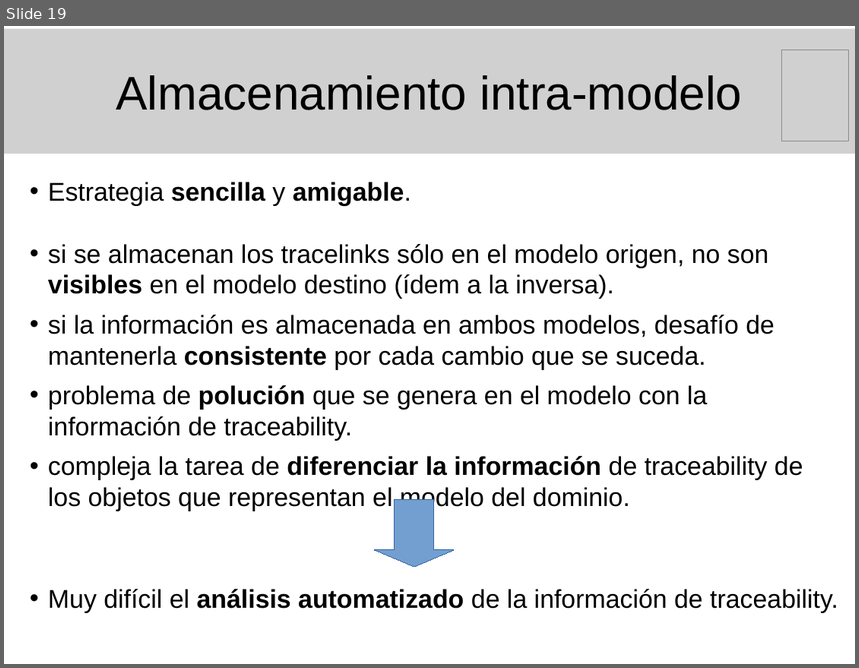
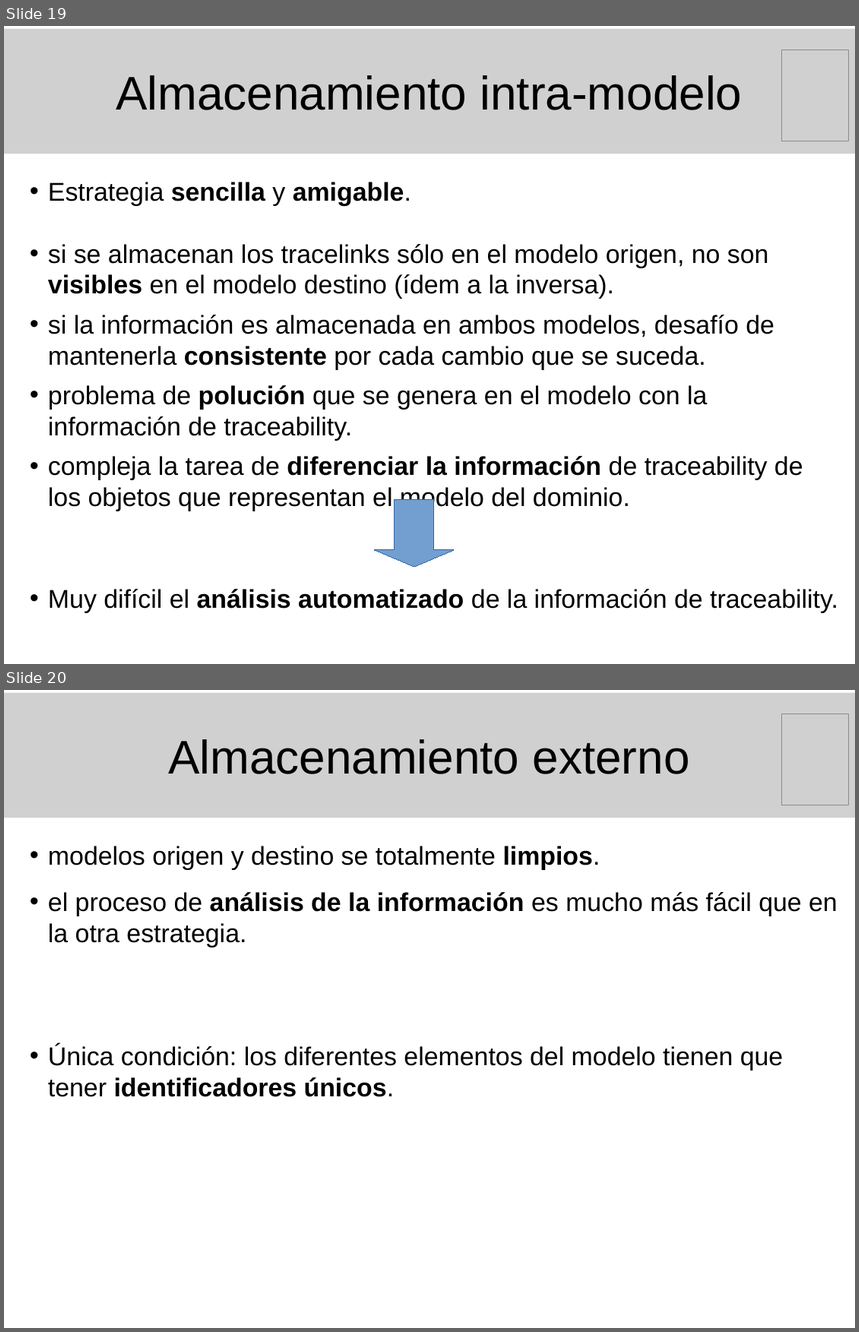
Before and after one commit to marianogili/TraceabilityEditor, a slide deck: Presentacion/PresentacionGili.odp. Shown one above the other, each under a label of ours: slide 19 before the commit, slides 19 and 20 after it. The pictures are 859x668 and 859x1332 pixels, drawn with LibreOffice and Linux fonts; fonts in the diff are those of the drawing; grey boxes stand for pictures. Boxes give left, top, right and bottom in pixels: in the first picture for what was removed or moved away, otherwise in the second. Text is boxed around its words. In the diff, an @@ line names an element or a change of style, - is before the commit and + after.

Commit message:
Presentación de la tesis:  - Tería de traceability -> Estrategia de almacenamiento externo.  - Manos a la obra -> Requerimientos

```diff
--- a/Presentacion/PresentacionGili.odp
+++ b/Presentacion/PresentacionGili.odp
@@ slide 20 added at <box>4,690,855,1328</box>, background #FFFFFF @@
@@ picture added at <box>4,693,855,818</box>, 44 pt, text #000000 @@
+Almacenamiento externo
@@ picture added at <box>782,714,850,805</box> @@
@@ text added at <box>48,846,838,1097</box>, 24 pt, text #000000 @@
+• modelos origen y destino se totalmente limpios.
+• el proceso de análisis de la información es mucho más fácil que en la otra estrategia.
+• Única condición: los diferentes elementos del modelo tienen que tener identificadores únicos.
```
Also in this commit, not shown: 3 other slides added.
